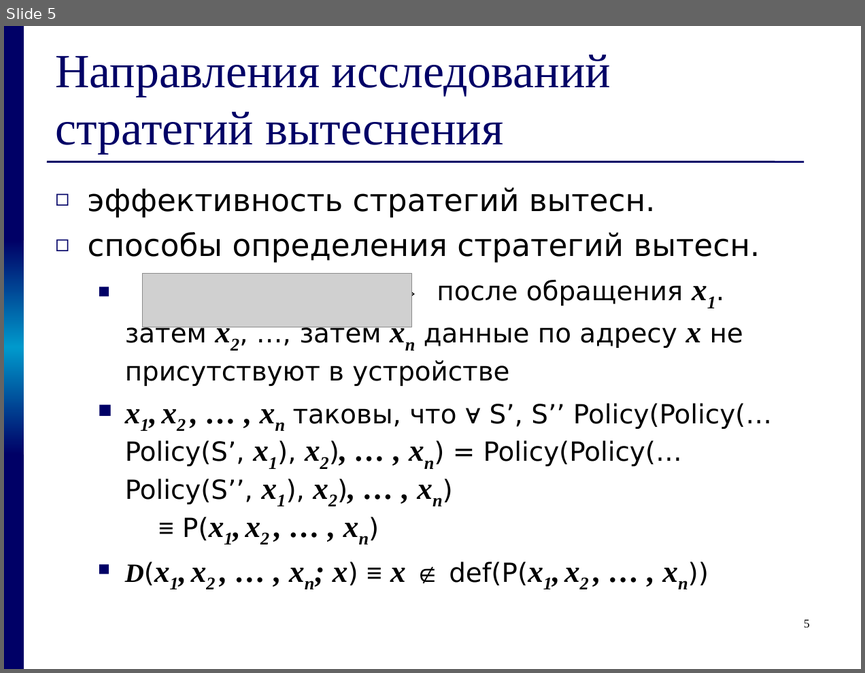
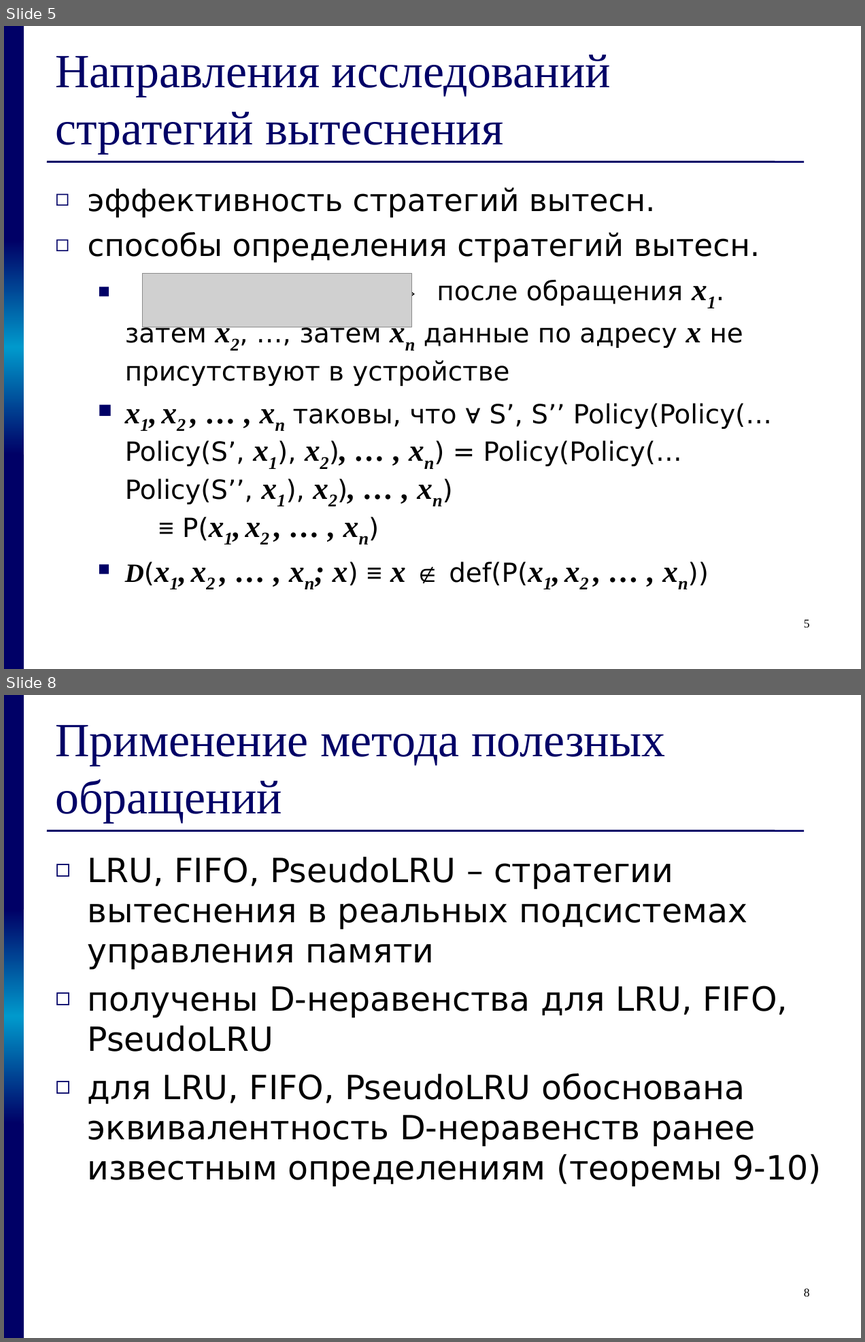
Before and after one commit to kornevgen/tesla-project, a slide deck: papers/THESIS/talks/z2611.ppt. Shown one above the other, each under a label of ours: slide 5 before the commit, slides 5 and 8 after it; the slides between them are not shown. The pictures are 865x673 and 865x1342 pixels, drawn with LibreOffice and Linux fonts; fonts in the diff are those of the drawing; grey boxes stand for pictures. Boxes give left, top, right and bottom in pixels: in the first picture for what was removed or moved away, otherwise in the second. Text is boxed around its words. In the diff, an @@ line names an element or a change of style, - is before the commit and + after.

```diff
--- a/papers/THESIS/talks/z2611.ppt
+++ b/papers/THESIS/talks/z2611.ppt
@@ slide 8 added at [4,695,861,1338], background #FFFFFF; not listed: 4 template elements that a slide beside it also shows @@
@@ title added at [55,725,665,822], 40 pt, text #000066 @@
+Применение метода полезных обращений
@@ text added at [88,856,821,1187], 28 pt, text #000000 @@
+◻ LRU, FIFO, PseudoLRU – стратегии вытеснения в реальных подсистемах управления памяти
+◻ получены D-неравенства для LRU, FIFO, PseudoLRU
+◻ для LRU, FIFO, PseudoLRU обоснована эквивалентность D-неравенств ранее известным определениям (теоремы 9-10)
@@ page number added at [804,1288,810,1296], 10 pt, text #000000 @@
+8
```
Also in this commit, not shown: 5 slides changed, 3 other slides added.
